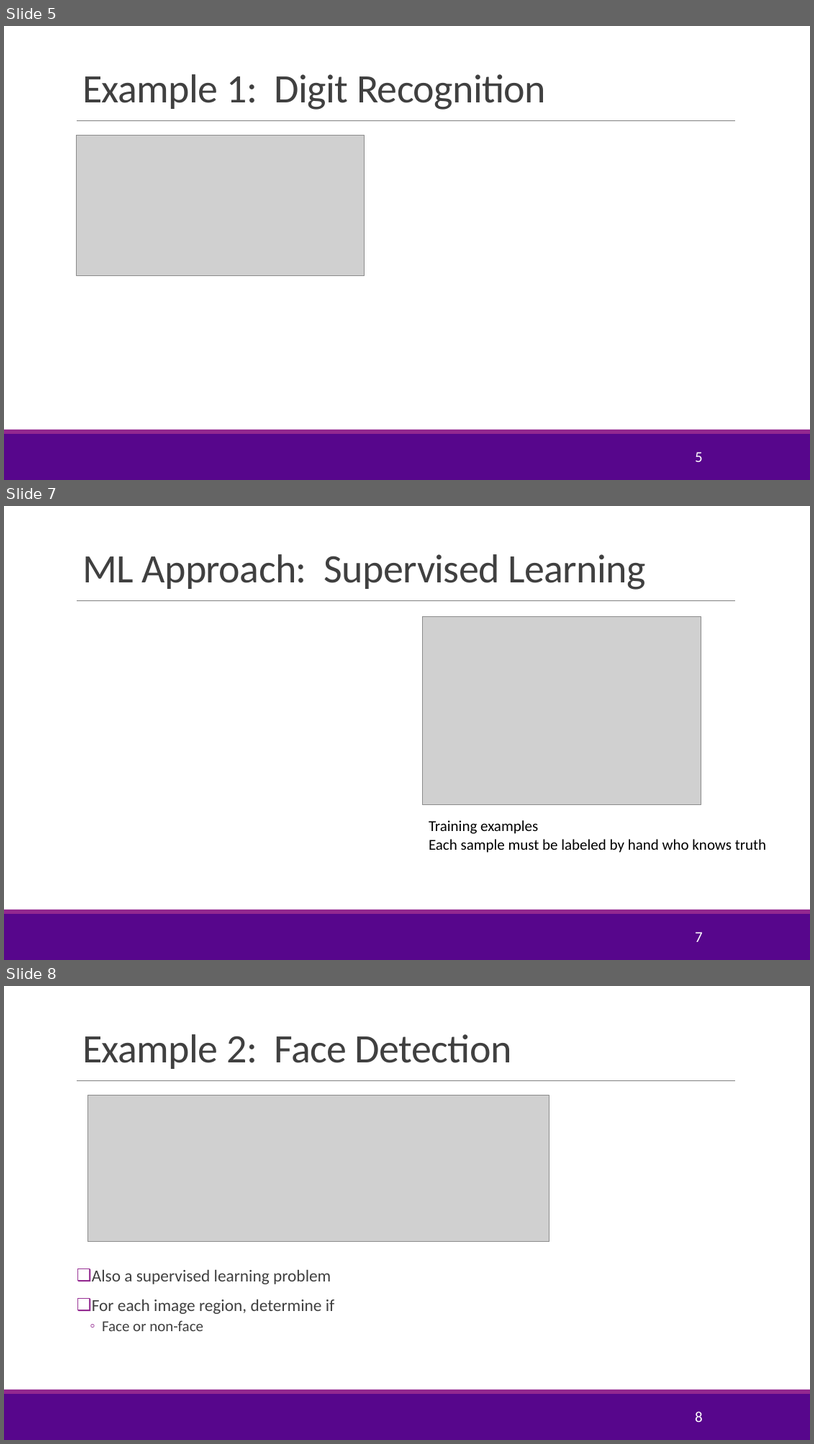
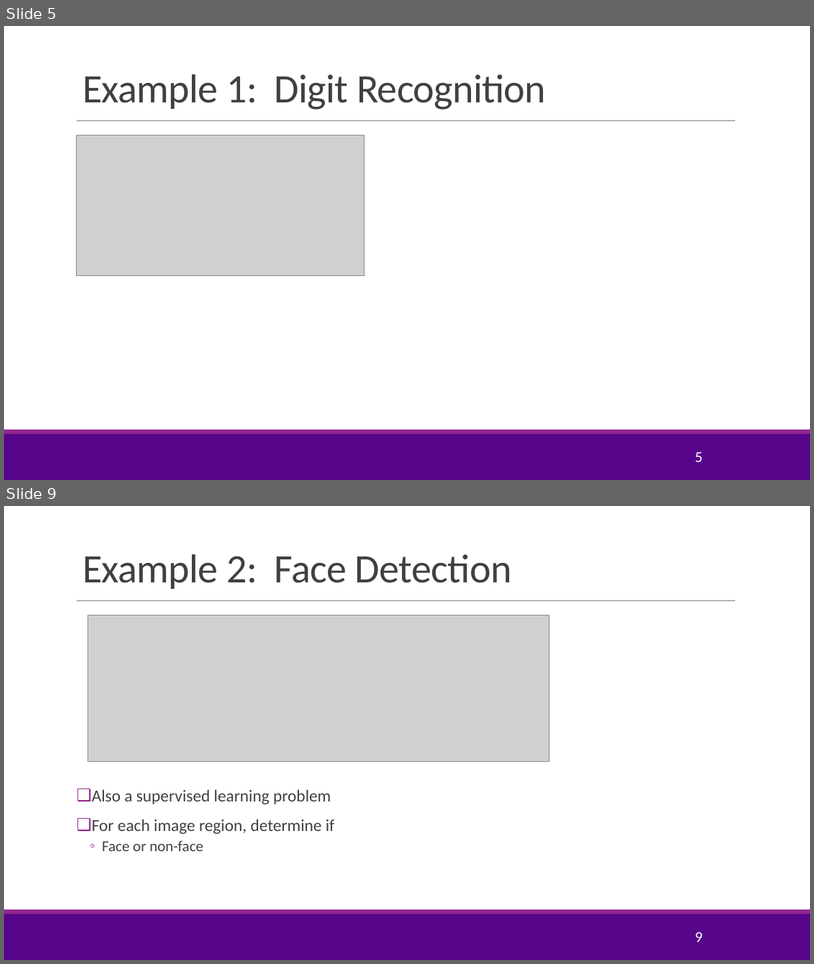
Before and after one commit to joshzzl/introml, a slide deck: lectures/Lect01_IntroML.pptx. Shown one above the other, each under a label of ours: slides 5, 7 and 8 before the commit, slides 5 and 9 after it; the slides between them are not shown. The pictures are 814x1444 and 814x964 pixels, drawn with LibreOffice and Linux fonts; fonts in the diff are those of the drawing; grey boxes stand for pictures; background and template pictures are left out. Boxes give left, top, right and bottom in pixels: in the first picture for what was removed or moved away, otherwise in the second. Text is boxed around its words. In the diff, an @@ line names an element or a change of style, - is before the commit and + after.

```diff
--- a/lectures/Lect01_IntroML.pptx
+++ b/lectures/Lect01_IntroML.pptx
@@ slide 7 removed at (x1=4, y1=506, x2=810, y2=960), background #FFFFFF; not listed: 3 template elements that a slide beside it also shows @@
@@ title removed at (x1=82, y1=554, x2=646, y2=590) @@
-ML Approach: Supervised Learning
@@ picture removed at (x1=423, y1=616, x2=702, y2=804) @@
@@ text removed at (x1=429, y1=820, x2=766, y2=852) @@
-Training examples
-Each sample must be labeled by hand who knows truth
@@ page number removed at (x1=695, y1=932, x2=703, y2=942) @@
-7
@@ what was slide 8 is now slide 9 @@
@@ page number at (x1=695, y1=932, x2=703, y2=942): text changed @@
-8
+9
```
Also in this commit, not shown: 1 slide changed, 2 slides added, 3 other files.
